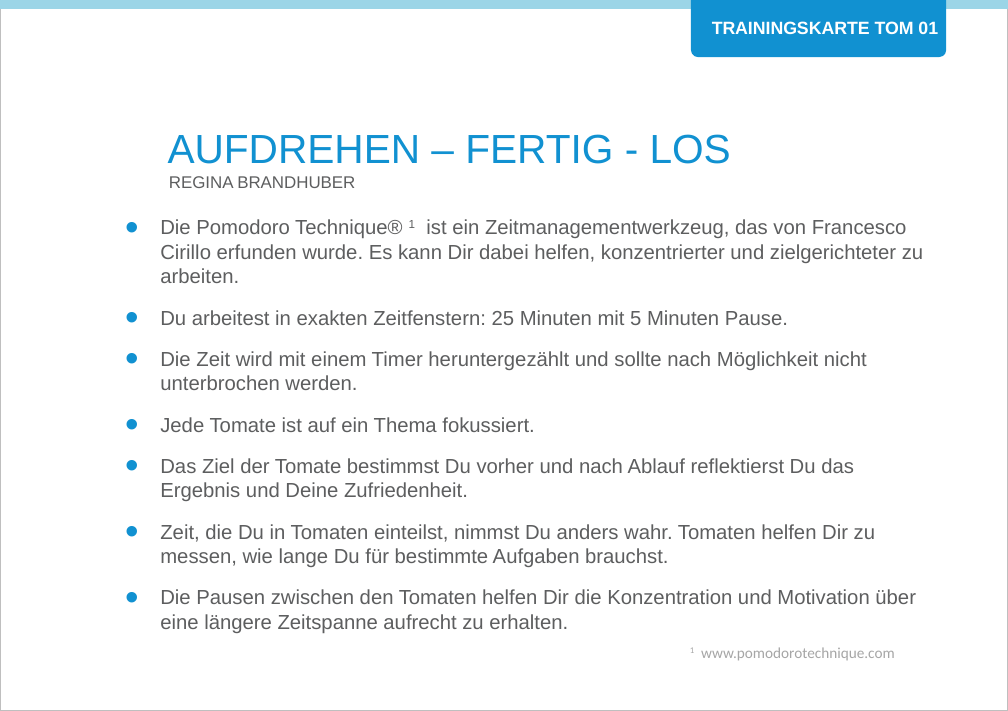
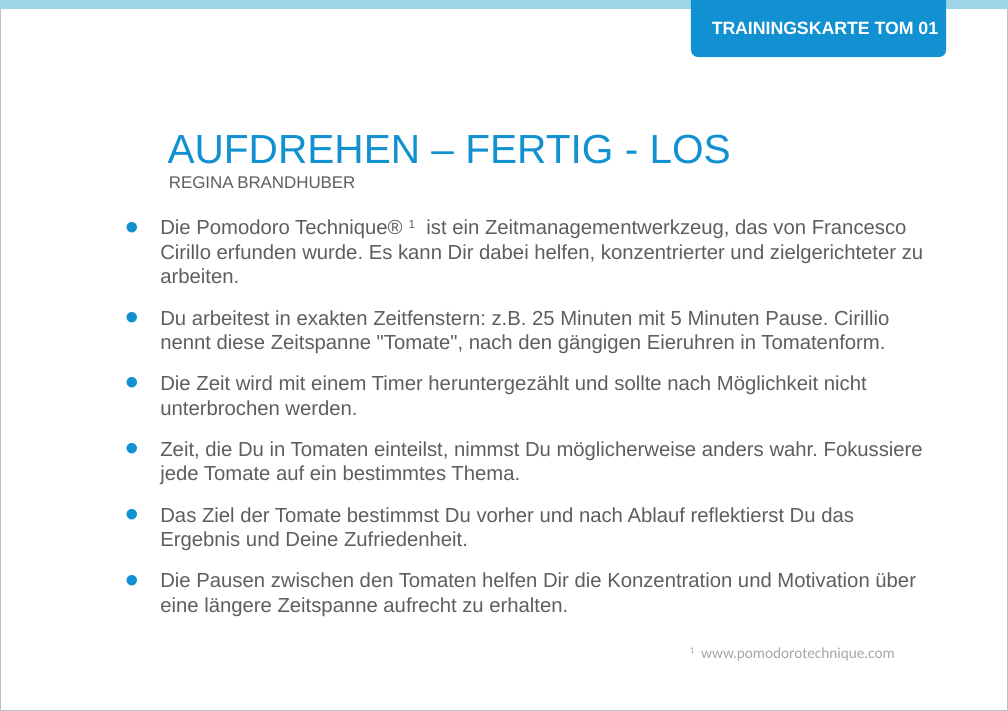
Before and after one commit to Teamtool/training-materials, a slide deck: slide 1 of agile moves/Tomatoes (TOM)/ger/apprentice/ger_TOM_01_Aufdrehen_fertig_los_AM_A.pptx. Drawn at 1008x711 pixels with LibreOffice and Linux fonts; fonts in the diff are those of the drawing; background and template pictures are left out. Boxes give left, top, right and bottom in pixels: in the first picture for what was removed or moved away, otherwise in the second. Text is boxed around its words. In the diff, an @@ line names an element or a change of style, - is before the commit and + after.

```diff
--- a/agile moves/Tomatoes (TOM)/ger/apprentice/ger_TOM_01_Aufdrehen_fertig_los_AM_A.pptx
+++ b/agile moves/Tomatoes (TOM)/ger/apprentice/ger_TOM_01_Aufdrehen_fertig_los_AM_A.pptx
@@ text at [160, 310, 889, 353]: text changed @@
-• Du arbeitest in exakten Zeitfenstern: 25 Minuten mit 5 Minuten Pause.
+• Du arbeitest in exakten Zeitfenstern: z.B. 25 Minuten mit 5 Minuten Pause. Cirillio nennt diese Zeitspanne "Tomate", nach den gängigen Eieruhren in Tomatenform.
@@ text at [160, 441, 923, 484]: text changed @@
-• Jede Tomate ist auf ein Thema fokussiert.
+• Zeit, die Du in Tomaten einteilst, nimmst Du möglicherweise anders wahr. Fokussiere jede Tomate auf ein bestimmtes Thema.
@@ text at [160, 524, 875, 567]: paragraph removed @@
-• Zeit, die Du in Tomaten einteilst, nimmst Du anders wahr. Tomaten helfen Dir zu messen, wie lange Du für bestimmte Aufgaben brauchst.
```
Also in this commit, not shown: 1 other slide changed, 1 other file.
